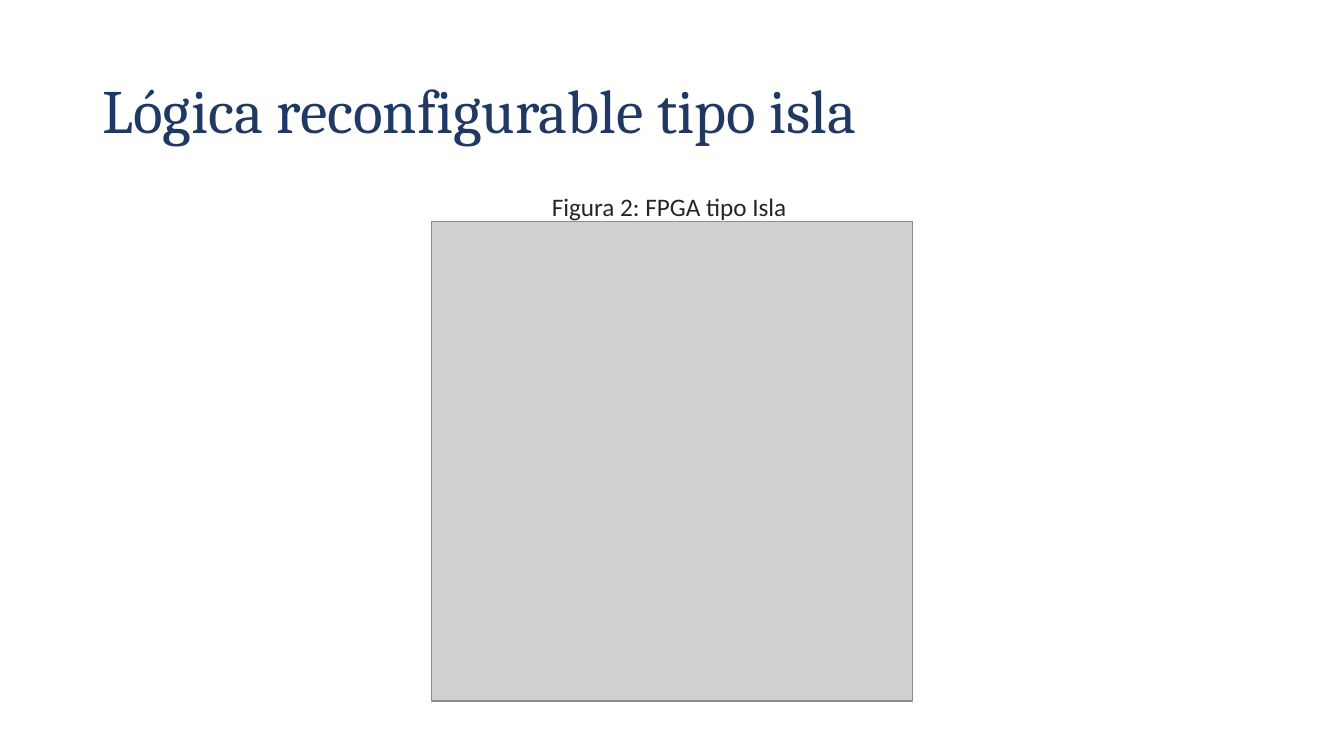
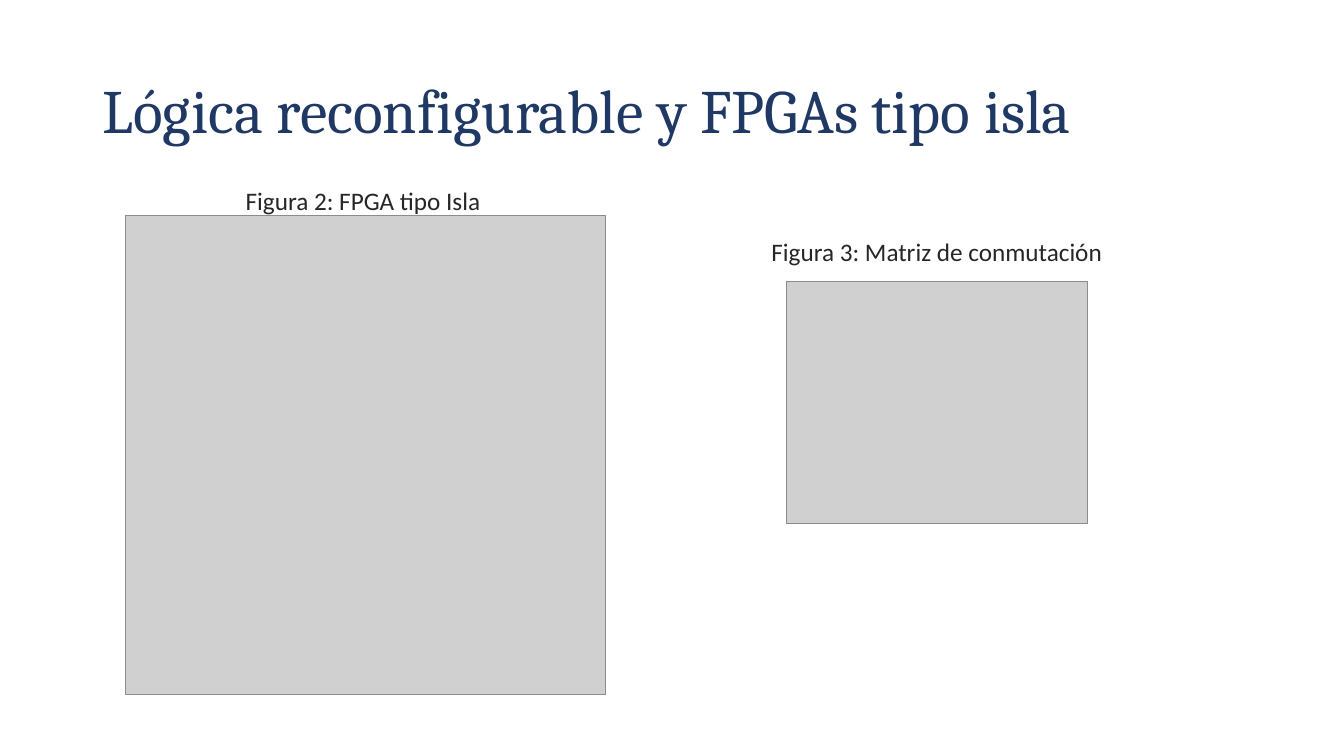
Before and after one commit to Lsandiquesada/TFG_Luis_Diego, a slide deck: slide 3 of Implementacion prueba de concepto FPGA Final.pptx (slide 4 before the commit). Drawn at 1344x756 pixels with LibreOffice and Linux fonts; fonts in the diff are those of the drawing; grey boxes stand for pictures. Boxes give left, top, right and bottom in pixels: in the first picture for what was removed or moved away, otherwise in the second. Text is boxed around its words. In the diff, an @@ line names an element or a change of style, - is before the commit and + after.

```diff
--- a/Implementacion prueba de concepto FPGA Final.pptx
+++ b/Implementacion prueba de concepto FPGA Final.pptx
@@ title at (102,89,1071,147): text changed @@
-Lógica reconfigurable tipo isla
+Lógica reconfigurable y FPGAs tipo isla
@@ text "Figura 2: FPGA tipo Isla": place and size @@
-text "Figura 2: FPGA tipo Isla" at (552,198,786,223)
+text "Figura 2: FPGA tipo Isla" at (246,192,480,216)
@@ picture: place and size @@
-picture at (432,222,911,702)
+picture at (126,216,606,696)
@@ text added at (771,243,1101,266), 18 pt, text #262626 @@
+Figura 3: Matriz de conmutación
@@ picture added at (786,281,1088,523) @@
```
Also in this commit, not shown: 3 other slides changed, 3 slides added, 6 slides removed.
